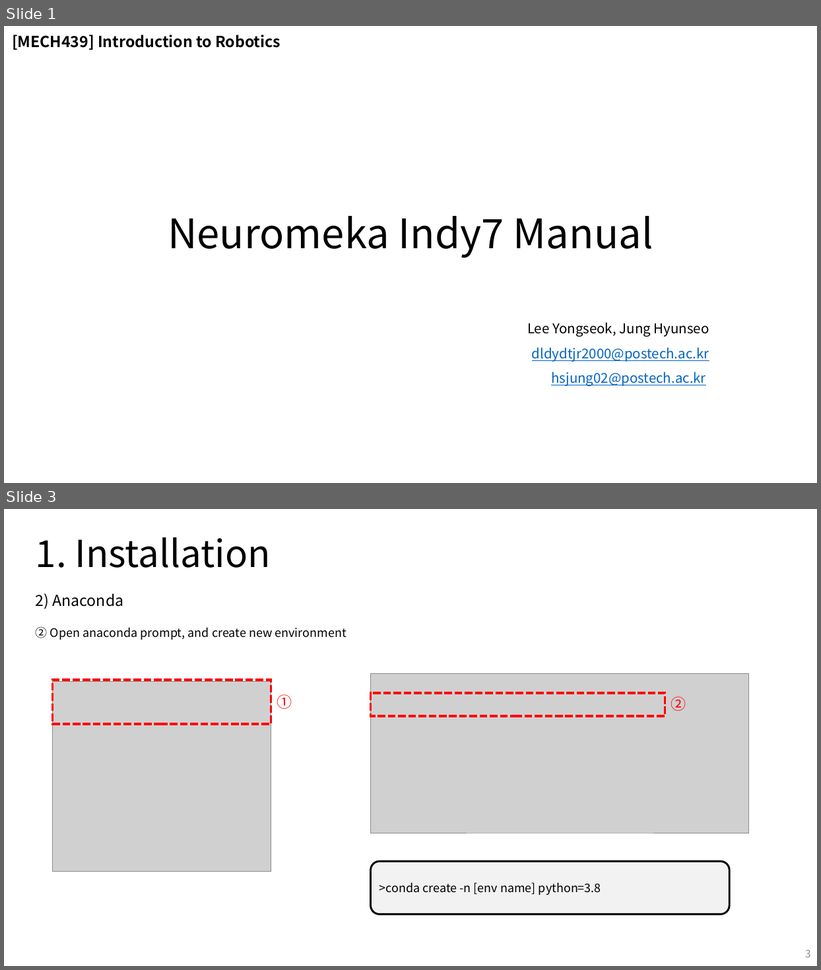
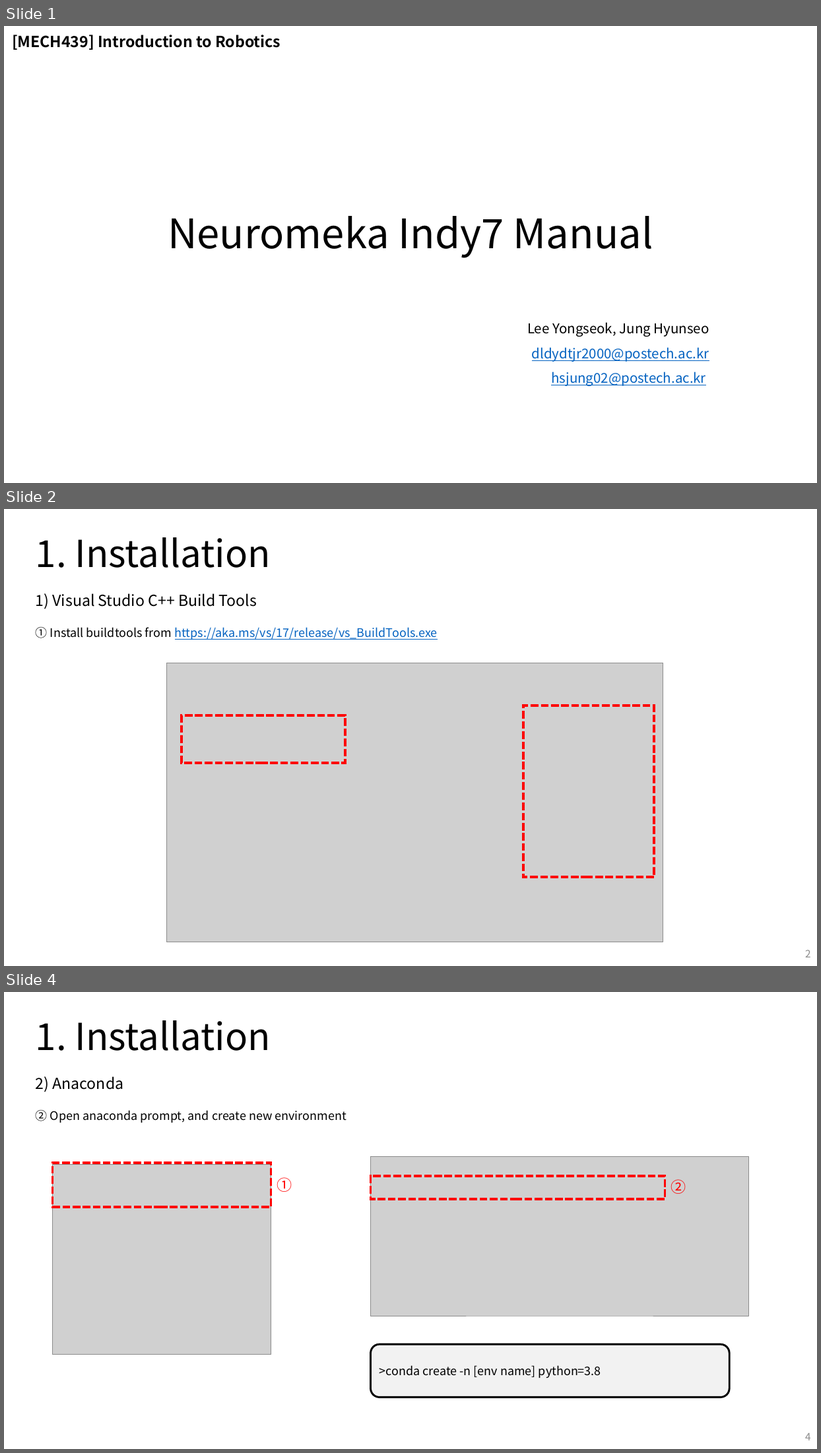
Before and after one commit to 0LYS0/mech439_pybullet, a slide deck: NRMK_Indy7/NRMK_Indy7 manual.pptx. Shown one above the other, each under a label of ours: slides 1 and 3 before the commit, slides 1, 2 and 4 after it; the slides between them are not shown. The pictures are 821x970 and 821x1453 pixels, drawn with LibreOffice and Linux fonts; fonts in the diff are those of the drawing; grey boxes stand for pictures; background and template pictures are left out. Boxes give left, top, right and bottom in pixels: in the first picture for what was removed or moved away, otherwise in the second. Text is boxed around its words. In the diff, an @@ line names an element or a change of style, - is before the commit and + after.

```diff
--- a/NRMK_Indy7/NRMK_Indy7 manual.pptx
+++ b/NRMK_Indy7/NRMK_Indy7 manual.pptx
@@ slide 2 added at (4,509,817,966), background #FFFFFF @@
@@ text added at (36,537,271,568), 44 pt, text #000000 @@
+1. Installation
@@ text added at (36,593,257,609), 18 pt, text #000000 @@
+1) Visual Studio C++ Build Tools
@@ text added at (36,627,438,640), 14 pt, text #0563C1, underline @@
+① Install buildtools from https://aka.ms/vs/17/release/vs_BuildTools.exe
@@ picture added at (167,663,663,942) @@
@@ rectangle added at (523,706,655,877), outline #FF0000 3 pt dashed @@
@@ rectangle added at (182,716,345,763), outline #FF0000 3 pt dashed @@
@@ page number added at (805,950,811,958), 12 pt, text #8C8C8C @@
+2
@@ what was slide 3 is now slide 4 @@
@@ page number at (805,1434,811,1441): text changed @@
-3
+4
```
Also in this commit, not shown: 3 slides changed, 1 other slide added, 4 slides removed.
